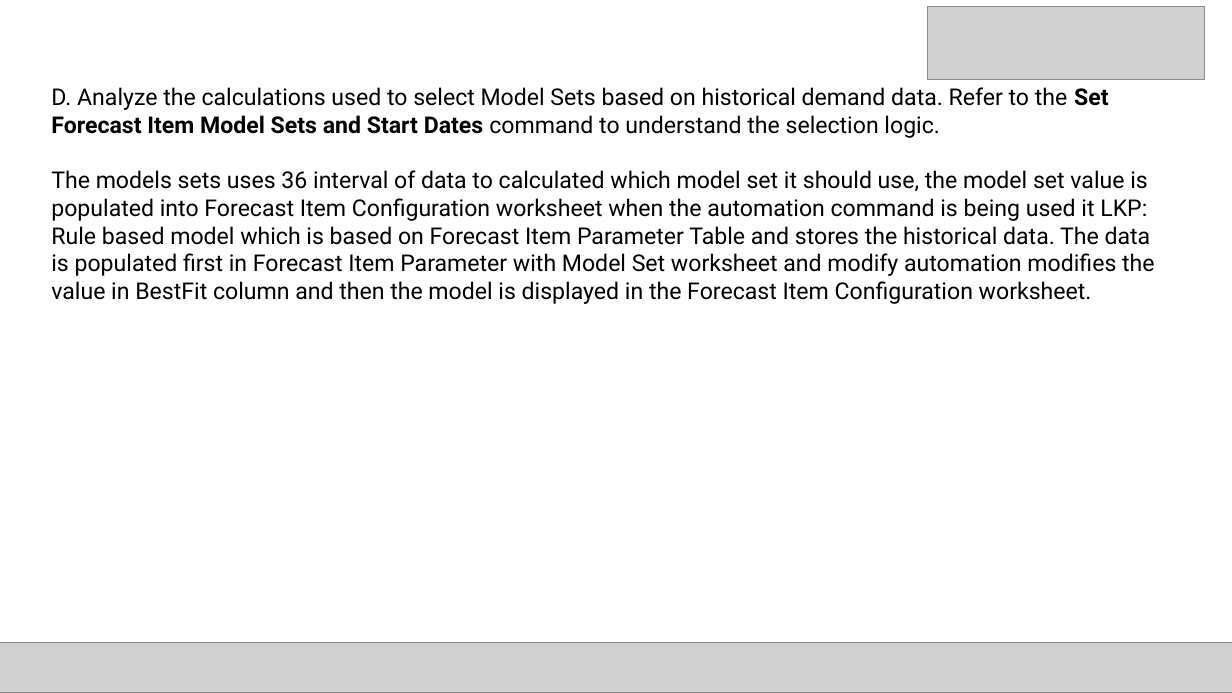
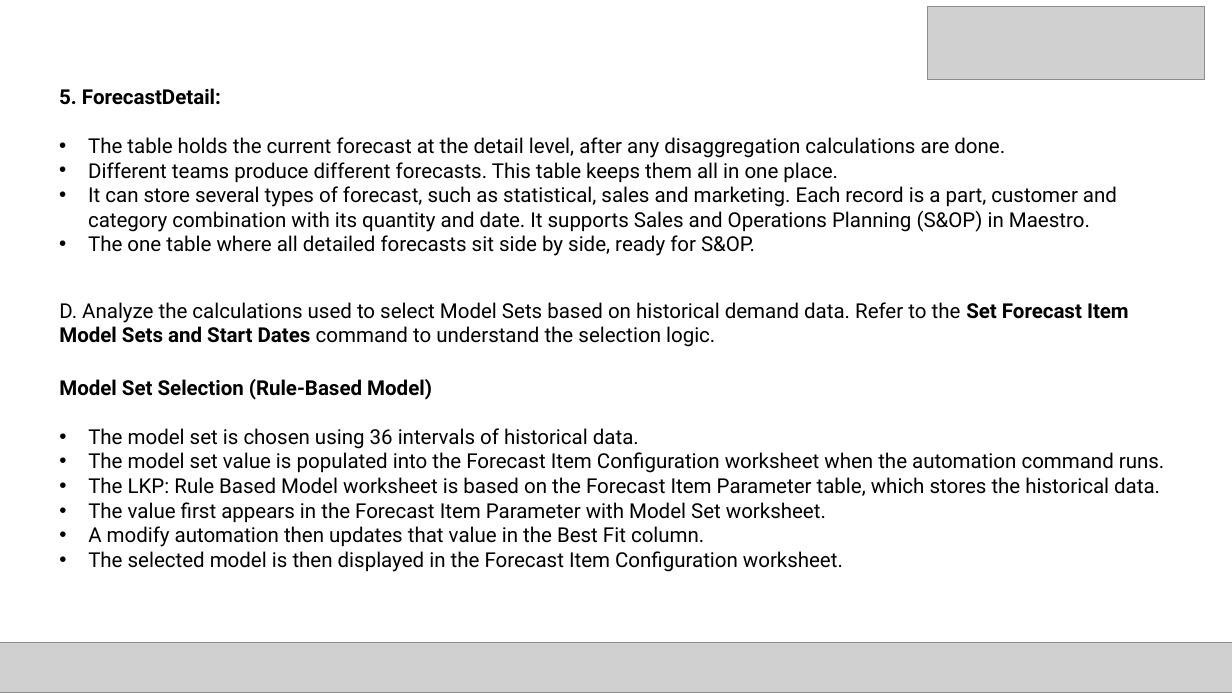
Before and after one commit to anushkundu/AI-business-report-generator, a slide deck: slide 27 of DP1 (2).pptx (slide 21 before the commit). Drawn at 1232x693 pixels with LibreOffice and Linux fonts; fonts in the diff are those of the drawing; grey boxes stand for pictures. Boxes give left, top, right and bottom in pixels: in the first picture for what was removed or moved away, otherwise in the second. Text is boxed around its words. In the diff, an @@ line names an element or a change of style, - is before the commit and + after.

```diff
--- a/DP1 (2).pptx
+++ b/DP1 (2).pptx
@@ text added at <box>59,88,1117,256</box>, 16 pt, text #000000 @@
+5. ForecastDetail:
+• The table holds the current forecast at the detail level, after any disaggregation calculations are done.
+• Different teams produce different forecasts. This table keeps them all in one place.
+• It can store several types of forecast, such as statistical, sales and marketing. Each record is a part, customer and category combination with its quantity and date. It supports Sales and Operations Planning (S&OP) in Maestro.
+• The one table where all detailed forecasts sit side by side, ready for S&OP.
@@ text "D. Analyze the calculations used ...": place and size @@
-text "D. Analyze the calculations used ..." at <box>51,87,1155,304</box>
+text "D. Analyze the calculations used ..." at <box>59,302,1164,572</box>
@@ text at <box>59,302,1129,347</box>: size 18 to 16 pt in "D. Analyze the calculations used to select ..." @@
@@ text at <box>59,379,1164,572</box>: text changed; size 18 to 16 pt @@
-The models sets uses 36 interval of data to calculated which model set it should use, the model set value is populated into Forecast Item Configuration worksheet when the automation command is being used it LKP: Rule based model which is based on Forecast Item Parameter Table and stores the historical data. The data is populated first in Forecast Item Parameter with Model Set worksheet and modify automation modifies the value in BestFit column and then the model is displayed in the Forecast Item Configuration worksheet.
+Model Set Selection (Rule-Based Model)
+• The model set is chosen using 36 intervals of historical data.
+• The model set value is populated into the Forecast Item Configuration worksheet when the automation command runs.
+• The LKP: Rule Based Model worksheet is based on the Forecast Item Parameter table, which stores the historical data.
+• The value first appears in the Forecast Item Parameter with Model Set worksheet.
+• A modify automation then updates that value in the Best Fit column.
+• The selected model is then displayed in the Forecast Item Configuration worksheet.
```
Also in this commit, not shown: 28 other slides changed, 10 slides added, 3 slides removed.
